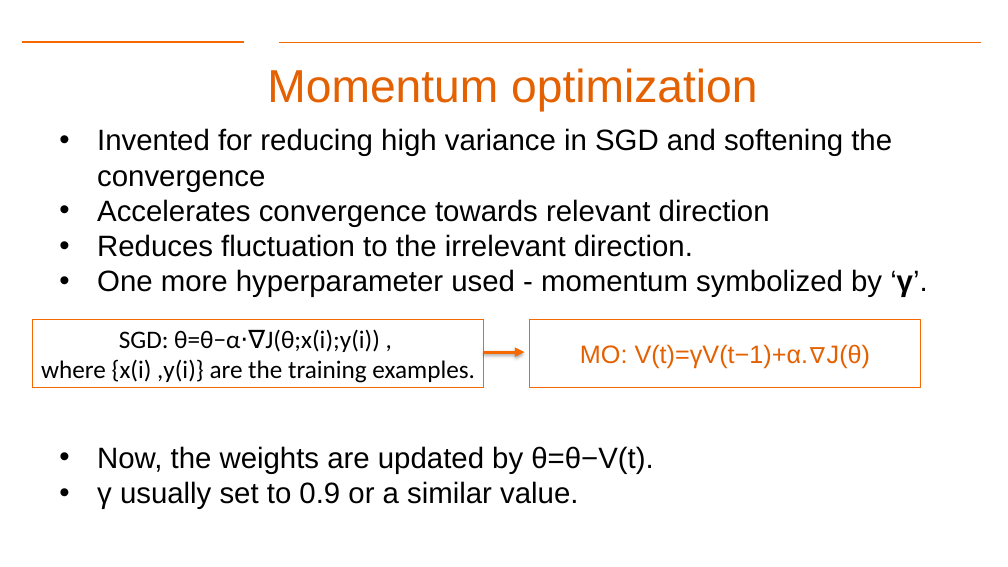
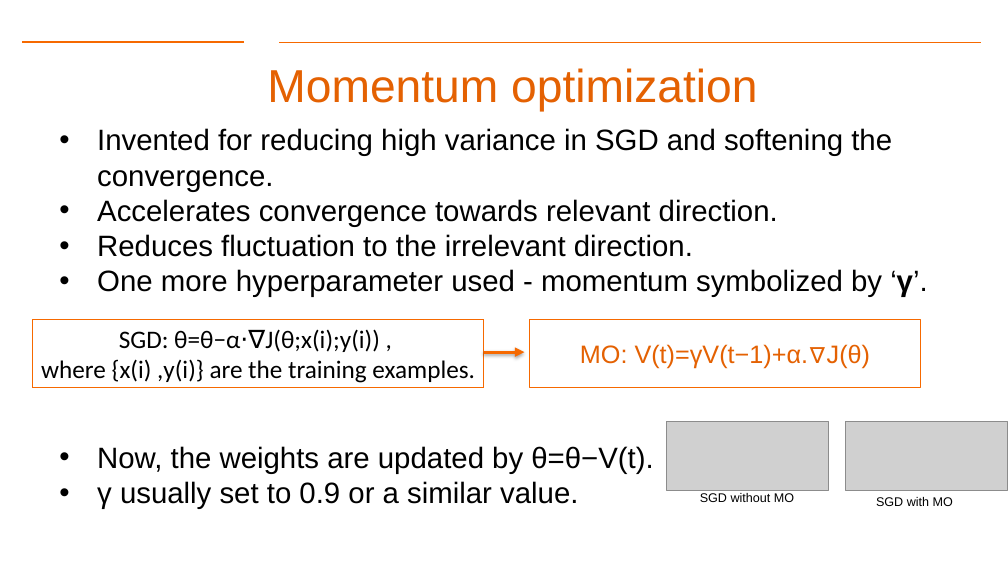
Before and after one commit to gk5951/RIT-DSCI-633-FDS, a slide deck: slide 23 of Syllabus/Lecture19/Lec19DNN2.pptx (slide 22 before the commit). Drawn at 1008x567 pixels with LibreOffice and Linux fonts; fonts in the diff are those of the drawing; grey boxes stand for pictures; background and template pictures are left out. Boxes give left, top, right and bottom in pixels: in the first picture for what was removed or moved away, otherwise in the second. Text is boxed around its words. In the diff, an @@ line names an element or a change of style, - is before the commit and + after.

```diff
--- a/Syllabus/Lecture19/Lec19DNN2.pptx
+++ b/Syllabus/Lecture19/Lec19DNN2.pptx
@@ text at (97, 128, 892, 227): text changed @@
-• Invented for reducing high variance in SGD and softening the convergence
-• Accelerates convergence towards relevant direction
+• Invented for reducing high variance in SGD and softening the convergence.
+• Accelerates convergence towards relevant direction.
@@ picture added at (667, 421, 829, 490) @@
@@ picture added at (846, 421, 1008, 490) @@
@@ text added at (700, 493, 794, 502), 12 pt, text #000000 @@
+SGD without MO
@@ text added at (876, 497, 953, 506), 12 pt, text #000000 @@
+SGD with MO
```
Also in this commit, not shown: 2 other slides changed, 1 slide added.
